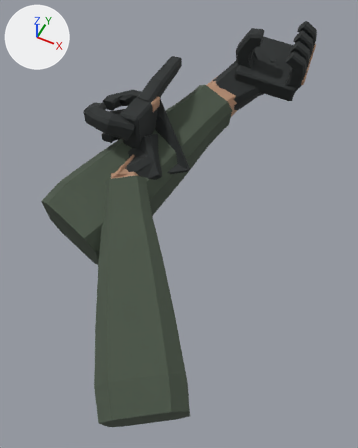
Renders of the glTF model assets/models/characters/weapon_grips_original/machine_gun/arms_firstperson.glb from each side of a commit.
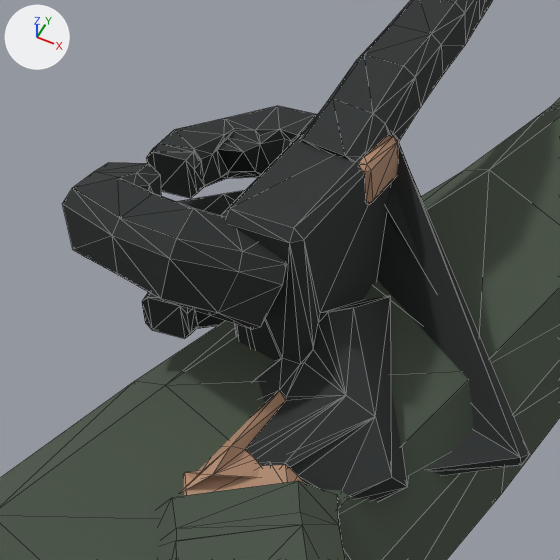
Each version appears first whole from a camera (50 mm lens) standing at (0.176, -0.27, 0.449) and looking at (-0.016, 0.114, -0.031), and next in a close-up on the part from 19% to 55% of the width and 15% to 43% of the height. Every picture has the same lights, and +X, +Y and +Z are marked at upper left. The last two pictures show the newer version. The close-ups show mesh edges as thin lines. Vertices at exactly the same position are counted once.

Script lines for the objects in view, before the commit:
```python
me_index_r = bpy.data.meshes.new('Index_R')
me_index_r.from_pydata(...)  # 94 vertices, 184 faces; spans x -0.0108..0.016, y 0.0874..0.1818, z -0.0268..0.0303
# faces by material slot: [126, 58]
me_index_r.materials.append(mat_glove)  # black #272b2b
me_index_r.materials.append(mat_skin)  # brown #b58c70
me_middle_r = bpy.data.meshes.new('Middle_R')
me_middle_r.from_pydata(...)  # 137 vertices, 270 faces; spans x -0.0658..0.0124, y 0.0785..0.1219, z -0.0268..0.0118
# faces by material slot: [221, 49]
me_middle_r.materials.append(mat_glove)  # black #272b2b
me_middle_r.materials.append(mat_skin)  # brown #b58c70
me_thumb_r = bpy.data.meshes.new('Thumb_R')
me_thumb_r.from_pydata(...)  # 56 vertices, 108 faces; spans x -0.0711..0.0088, y 0.0355..0.0822, z 0.0099..0.0641
me_thumb_r.materials.append(mat_glove)  # black #272b2b
ob_index_r = bpy.data.objects.new('Index_R', me_index_r)
ob_index_r.location = (-0.1019, 0.1286, 0.0053)
ob_index_r.rotation_euler = (0.595, -0.0129, 0.0421)  # degrees (34, -0.7, 2.4)
ob_middle_r = bpy.data.objects.new('Middle_R', me_middle_r)
ob_middle_r.location = (-0.1019, 0.1286, 0.0053)
ob_middle_r.rotation_euler = (0.595, -0.0129, 0.0421)  # degrees (34, -0.7, 2.4)
ob_thumb_r = bpy.data.objects.new('Thumb_R', me_thumb_r)
ob_thumb_r.location = (-0.1019, 0.1286, 0.0053)
ob_thumb_r.rotation_euler = (0.595, -0.0129, 0.0421)  # degrees (34, -0.7, 2.4)
# also in view: 'Arm_L' at (-0.065, 0.222, 0.002); 'Little_R' at (-0.132, 0.202, 0.007); 'Arm_R' at (-0.015, 0.035, -0.022); 'Ring_R' at (-0.132, 0.209, 0.03)
```
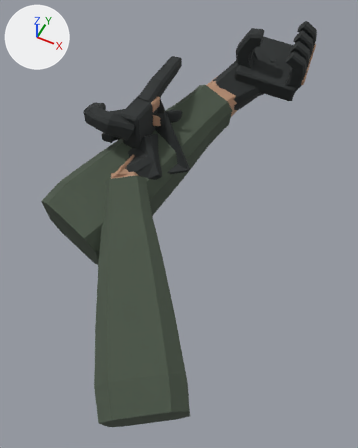
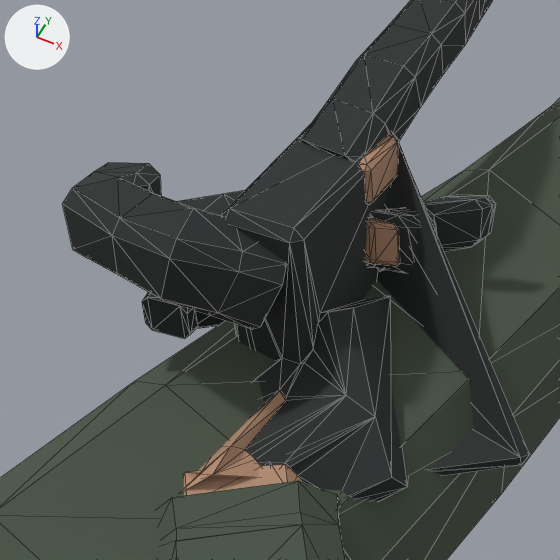
The newer file adds a shape key; the second version is drawn at full value of the shape key 'ReloadOpen24' of 'Middle_R', and the change is written as the vertex moves it makes.

Pixel boxes [x1, y1, x2, y2] of what changed, in the close-ups (560 x 560 px):
'Middle_R', reshaped
    before: [147, 106, 318, 198]
    after: [366, 195, 496, 273]

What the commit changed:
me_middle_r is used by ob_middle_r; location (-0.1019, 0.1286, 0.0053); rotation (0.595, -0.0129, 0.0421), in degrees (34, -0.7, 2.4).
me_middle_r had 137 vertices, 270 faces and spanned x -0.0658..0.0124, y 0.0785..0.1219, z -0.0268..0.0118.
me_middle_r now has 137 vertices, 270 faces and spans x -0.0053..0.0438, y 0.0734..0.1052, z -0.0099..0.0146.
me_middle_r part 1: 137 of 137 vertices moved; they spanned x -0.0658..0.0124, y 0.0785..0.1219, z -0.0268..0.0118 and now span x -0.0053..0.0438, y 0.0734..0.1052, z -0.0099..0.0146; mean shift (0.045, -0.0119, 0.0086).
